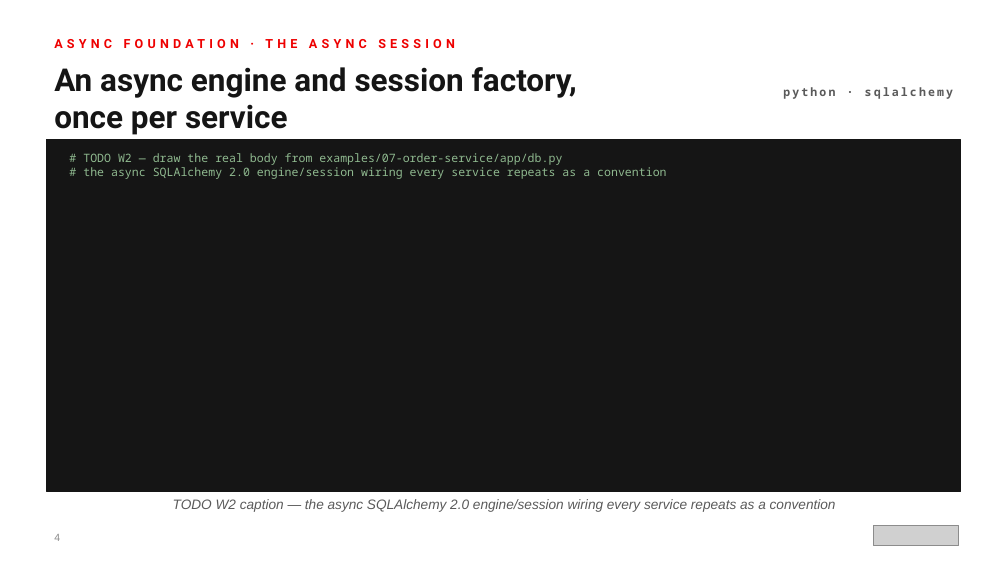
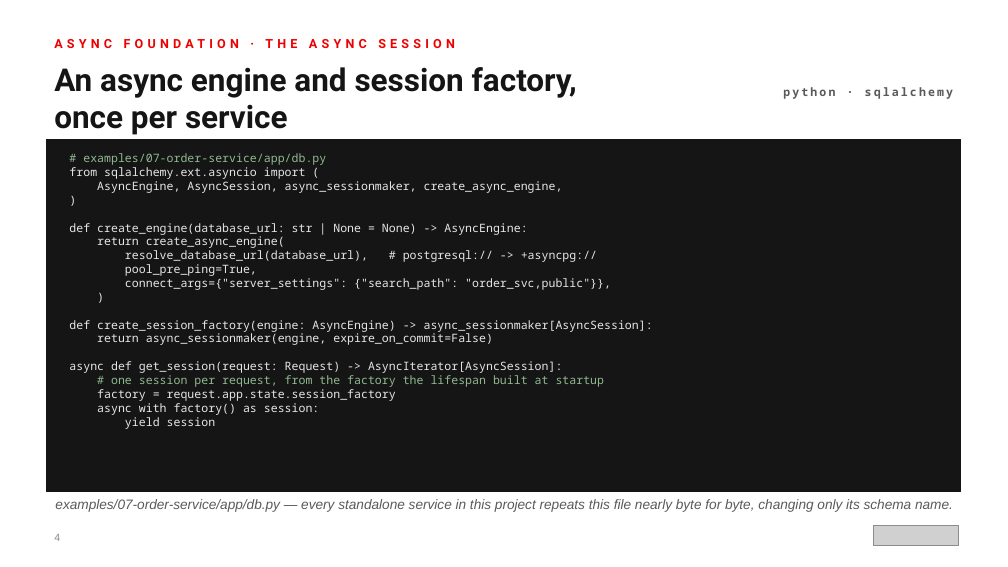
Before and after one commit to patterncatalyst/modernizing-enterprise-applications-python, a slide deck: slide 4 of presentation/modernizing-201-fastapi/Modernizing-201-FastAPI-r1.0.pptx. Drawn at 1008x567 pixels with LibreOffice and Linux fonts; fonts in the diff are those of the drawing; grey boxes stand for pictures. Boxes give left, top, right and bottom in pixels: in the first picture for what was removed or moved away, otherwise in the second. Text is boxed around its words. In the diff, an @@ line names an element or a change of style, - is before the commit and + after.

Commit message:
feat(decks): build 201-fastapi deck — async deep dive (42 slides, real examples/ code)

```diff
--- a/presentation/modernizing-201-fastapi/Modernizing-201-FastAPI-r1.0.pptx
+++ b/presentation/modernizing-201-fastapi/Modernizing-201-FastAPI-r1.0.pptx
@@ text at [69, 153, 653, 429]: text changed; text colour #8FB98F to #E6E6E6 @@
-# TODO W2 — draw the real body from examples/07-order-service/app/db.py
-# the async SQLAlchemy 2.0 engine/session wiring every service repeats as a convention
+# examples/07-order-service/app/db.py
+from sqlalchemy.ext.asyncio import (
+AsyncEngine, AsyncSession, async_sessionmaker, create_async_engine,
+)
+def create_engine(database_url: str | None = None) -> AsyncEngine:
+return create_async_engine(
+resolve_database_url(database_url), # postgresql:// -> +asyncpg://
+pool_pre_ping=True,
+connect_args={"server_settings": {"search_path": "order_svc,public"}},
+)
+def create_session_factory(engine: AsyncEngine) -> async_sessionmaker[AsyncSession]:
+return async_sessionmaker(engine, expire_on_commit=False)
+async def get_session(request: Request) -> AsyncIterator[AsyncSession]:
+# one session per request, from the factory the lifespan built at startup
+factory = request.app.state.session_factory
+async with factory() as session:
+yield session
@@ text at [55, 499, 953, 512]: text changed @@
-TODO W2 caption — the async SQLAlchemy 2.0 engine/session wiring every service repeats as a convention
+examples/07-order-service/app/db.py — every standalone service in this project repeats this file nearly byte for byte, changing only its schema name.
```
Also in this commit, not shown: 34 other slides changed, 1 other file.
